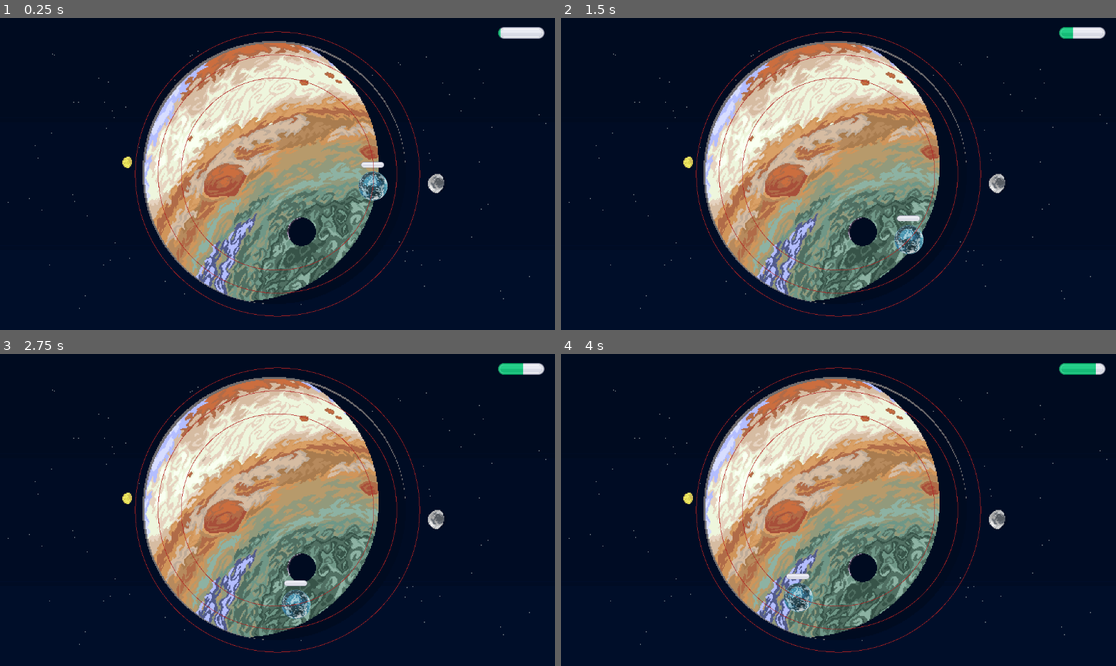
Above: before the commit, frames 1-4 (two rows, left to right).
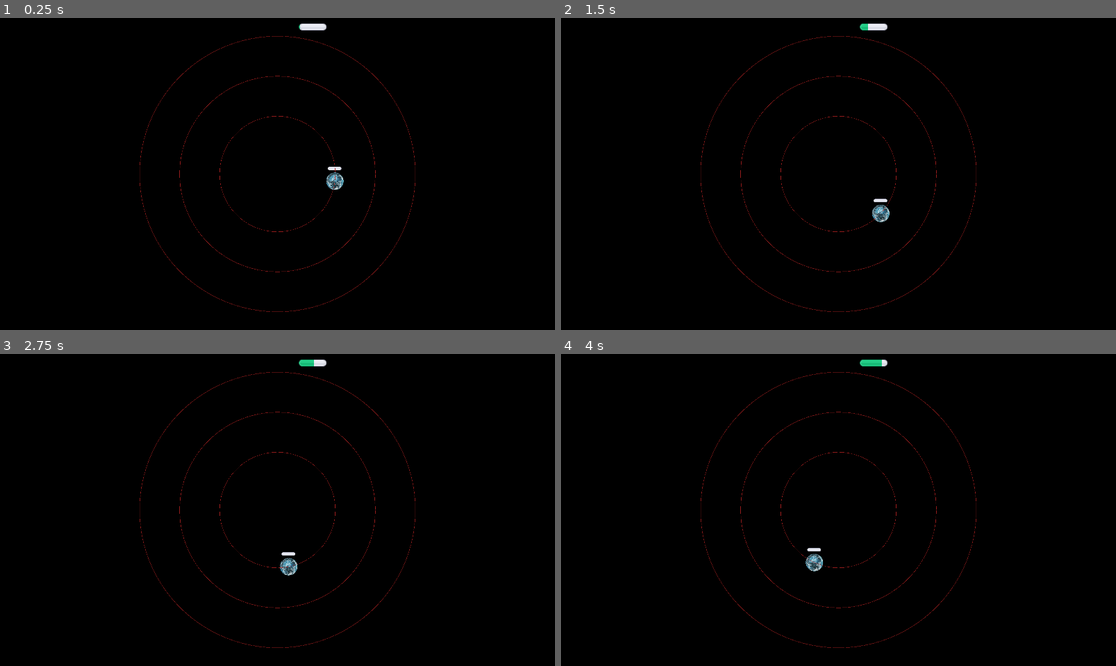
Above: after the commit, the same moments.

Repository: ThreeChooseOne/loopiter
Game: Godot game, scene res://main.tscn
Two runs of this game, one before a commit and one after it. Both use one fixed random seed, a clock stepped at 60 frames per second and the inputs below.
Inputs (mouse positions are in pixels of both pictures, inside the frame that each line leads up to):
- Up to frame 1 (0.25 s): no input
- Up to frame 2 (1.5 s): tap Enter at 0.5 s; move the mouse to (960, 158) at 0.52 s; hold Right 0.53-1.28 s; click (960, 158) at 0.67 s; tap Space at 0.77 s; move the mouse to (727, 189) at 1.27 s; hold Down from 1.28 s (still down)
- Up to frame 3 (2.75 s): tap Space at 1.52 s; move the mouse to (333, 441) at 2.02 s; release Down at 2.03 s; hold Right from 2.03 s (still down)
- Up to frame 4 (4 s): move the mouse to (810, 572) at 2.77 s; release Right at 2.78 s; hold Up 2.78-3.53 s; click (810, 572) at 2.92 s; tap Space at 3.02, 3.77 s; move the mouse to (1005, 556) at 3.52 s; hold Left from 3.53 s (still down)

The runs differ from the first frame. In frame 1, 100% of the frame differs, in the area x 0-100%, y 0-100%; in frame 2, 100%; in frame 3, 100%; in frame 4, 100%.

Commit message:
adjust viewport size, do tiling for space, and center jupiter

Diff:
--- a/main.gd
+++ b/main.gd
@@ -7,9 +7,12 @@
 func _ready() -> void:
 	max_viewport_size = get_viewport_rect().size
 
+	$SpaceBackground.size = max_viewport_size
+	$JupiterBG_Container.size = max_viewport_size
+
 	# Add 5 orbits
 	var min_orbit_radius = 200
-	var max_orbit_radius = 300
+	var max_orbit_radius = min(max_viewport_size.x, max_viewport_size.y)/2.2
 
 	for n in 21:
 		# TODO: figure out the radius ranges
@@ -29,8 +32,8 @@
 
 	# Hooks up signal to increment research meter
 	$PlayerCamera.enter_key_pressed.connect(gen_moon._on_enter_pressed)
+	$PlayerCamera.update_camera_position(Vector2(0,0))
 
-	$PlayerCamera.update_camera_position(Vector2(0,0))
 
 func _process(delta: float) -> void:
 	# Should main be updating the orbits?
--- a/main.tscn
+++ b/main.tscn
@@ -1,8 +1,10 @@
-[gd_scene load_steps=7 format=3 uid="uid://3dw6xlotynkf"]
+[gd_scene load_steps=9 format=3 uid="uid://3dw6xlotynkf"]
 
 [ext_resource type="Script" uid="uid://dkwumx5aqm8c4" path="res://main.gd" id="1_ynt7j"]
 [ext_resource type="Texture2D" uid="uid://cpd33lvyxjedx" path="res://assets/background-test.png" id="2_h2yge"]
+[ext_resource type="Texture2D" uid="uid://c8sn4xi564rph" path="res://assets/background/space-only.png" id="3_272bh"]
 [ext_resource type="Texture2D" uid="uid://cko1c37bawhm0" path="res://assets/tank.svg" id="3_lquwl"]
+[ext_resource type="Texture2D" uid="uid://bswv4joab5bvy" path="res://assets/background/jupiter-only.png" id="4_5vw27"]
 [ext_resource type="Texture2D" uid="uid://61ssauhjp5ex" path="res://assets/fuel.svg" id="4_7mycd"]
 [ext_resource type="Script" uid="uid://dn0poplegmhor" path="res://fuel_gauge.gd" id="5_7mycd"]
 [ext_resource type="Script" uid="uid://bgkk2i7hxraho" path="res://player_camera.gd" id="9_kek77"]
@@ -10,7 +12,22 @@
 [node name="Main" type="Node2D"]
 script = ExtResource("1_ynt7j")
 
+[node name="SpaceBackground" type="TextureRect" parent="."]
+offset_right = 40.0
+offset_bottom = 40.0
+texture = ExtResource("3_272bh")
+stretch_mode = 1
+
+[node name="JupiterBG_Container" type="CenterContainer" parent="."]
+offset_right = 40.0
+offset_bottom = 40.0
+
+[node name="JupiterBackground" type="TextureRect" parent="JupiterBG_Container"]
+layout_mode = 2
+texture = ExtResource("4_5vw27")
+
 [node name="StaticBackground" type="Sprite2D" parent="."]
+visible = false
 position = Vector2(576, 324)
 scale = Vector2(0.5, 0.5)
 texture = ExtResource("2_h2yge")
--- a/player_camera.gd
+++ b/player_camera.gd
@@ -1,6 +1,8 @@
 extends Camera2D
 
 signal enter_key_pressed
+
+signal camera_zoom_changed
 
 var max_viewport_size: Vector2
 
@@ -16,6 +18,7 @@
 	if handle_movement_input(event):
 		return
 	if handle_scroll_input(event):
+		camera_zoom_changed.emit(zoom)
 		return
 
 	if event is InputEventKey and event.pressed:
--- a/project.godot
+++ b/project.godot
@@ -13,6 +13,11 @@
 config/name="loopiter"
 run/main_scene="res://main.tscn"
 config/features=PackedStringArray("4.4", "Forward Plus")
+
+[display]
+
+window/size/viewport_width=1920
+window/size/viewport_height=1080
 
 [input]
 
